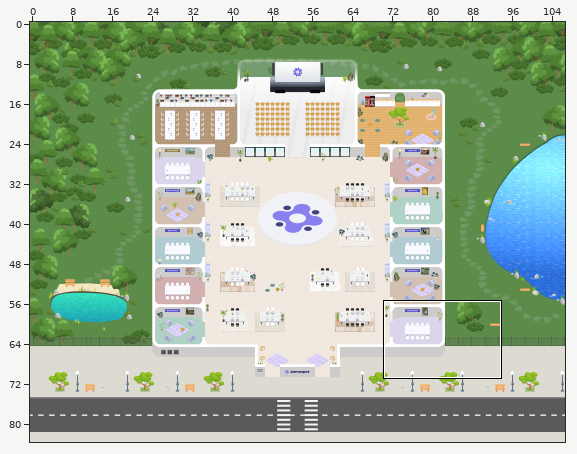
An edit to a level. Tiled map (JSON), 2026-new-Jland/new-jland-2026.tmj. Above, an overview of the earlier version with the close-up marked.
Close-up. First the earlier version:
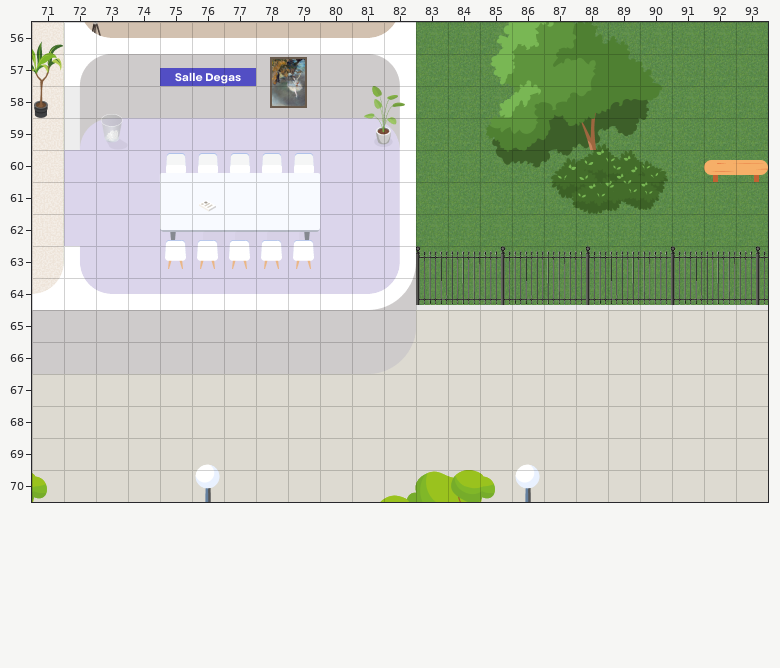
Cells are 32x32 px. Shown: x 71..93, y 56..70. The commit also changed other parts of the map, which this record leaves out. Tiles whose own drawing changed are shown in their newer look in all pictures.
Now the later version:
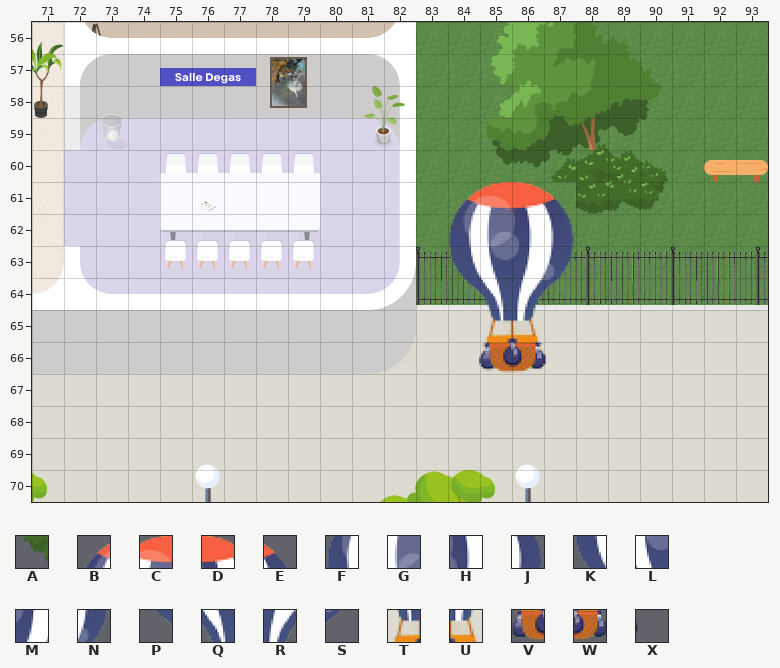
Key: from "Misc": A 315; from "tapis": B 51, C 52, D 53, E 54, F 80, G 81, H 82, J 83, K 109, L 110, M 111, N 112, P 138, Q 139, R 140, S 141, T 168, U 169, V 197, W 198, X 199.
_ is an empty cell.
See-through tiles are keyed as they look on the map.
The exact change:
Layer "Misc Down":
The author put tile T in row 65 at x 85.
The author put tile U in row 65 at x 86.
The author put tile V in row 66 at x 85.
The author put tile W in row 66 at x 86.
The author put tile X in row 66 at x 87.
The edit erases tile A in row 61 at x 87.
Layer "Bureaux Up":
The author put tile B in row 61 at x 84.
The author put tile C in row 61 at x 85.
The author put tile D in row 61 at x 86.
The author put tile E in row 61 at x 87.
The author put tile F in row 62 at x 84.
The author put tile G in row 62 at x 85.
The author put tile H in row 62 at x 86.
The author put tile J in row 62 at x 87.
The author put tile K in row 63 at x 84.
The author put tile L in row 63 at x 85.
The author put tile M in row 63 at x 86.
The author put tile N in row 63 at x 87.
The author put tile P in row 64 at x 84.
The author put tile Q in row 64 at x 85.
The author put tile R in row 64 at x 86.
The author put tile S in row 64 at x 87.
